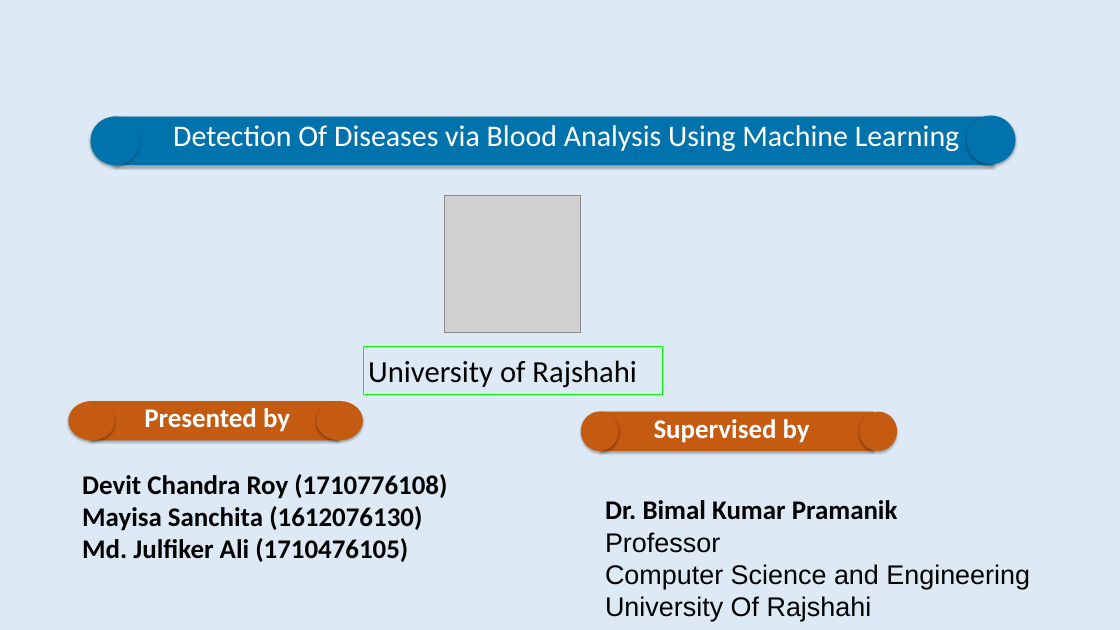
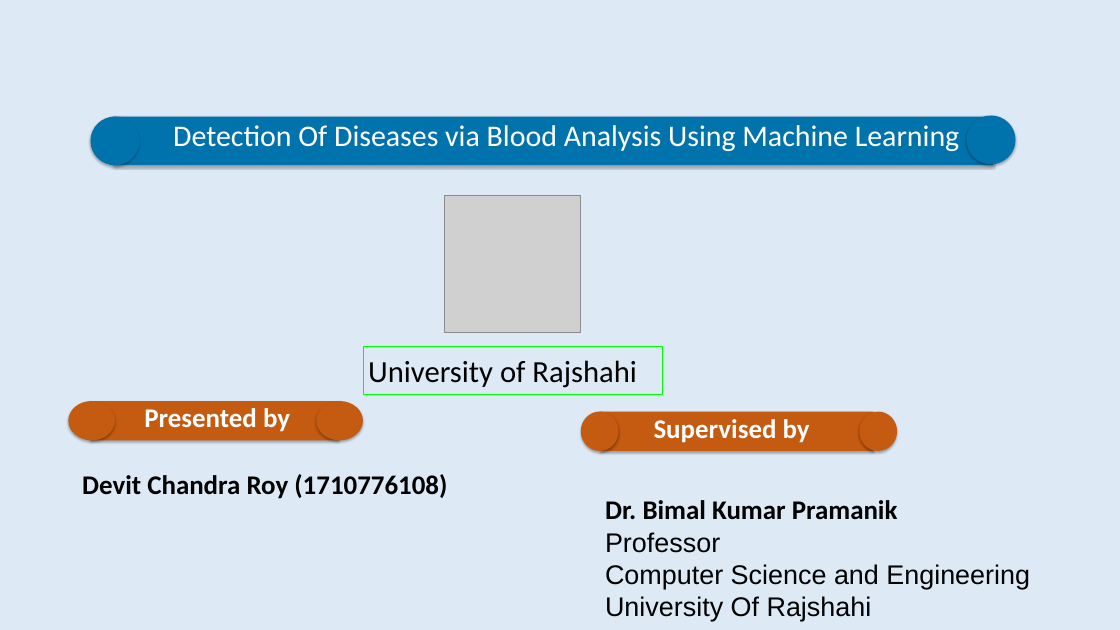
Before and after one commit to DevitChandraRoy/Final-Year-Project, a slide deck: slide 2 of Project Presentation Final.pptx. Drawn at 1120x630 pixels with LibreOffice and Linux fonts; fonts in the diff are those of the drawing; grey boxes stand for pictures. Boxes give left, top, right and bottom in pixels: in the first picture for what was removed or moved away, otherwise in the second. Text is boxed around its words. In the diff, an @@ line names an element or a change of style, - is before the commit and + after.

Commit message:
This is my final year project updated on 19 Sep-2024

```diff
--- a/Project Presentation Final.pptx
+++ b/Project Presentation Final.pptx
@@ text at [82, 506, 422, 562]: paragraphs removed @@
-Mayisa Sanchita (1612076130)
-Md. Julfiker Ali (1710476105)
```
